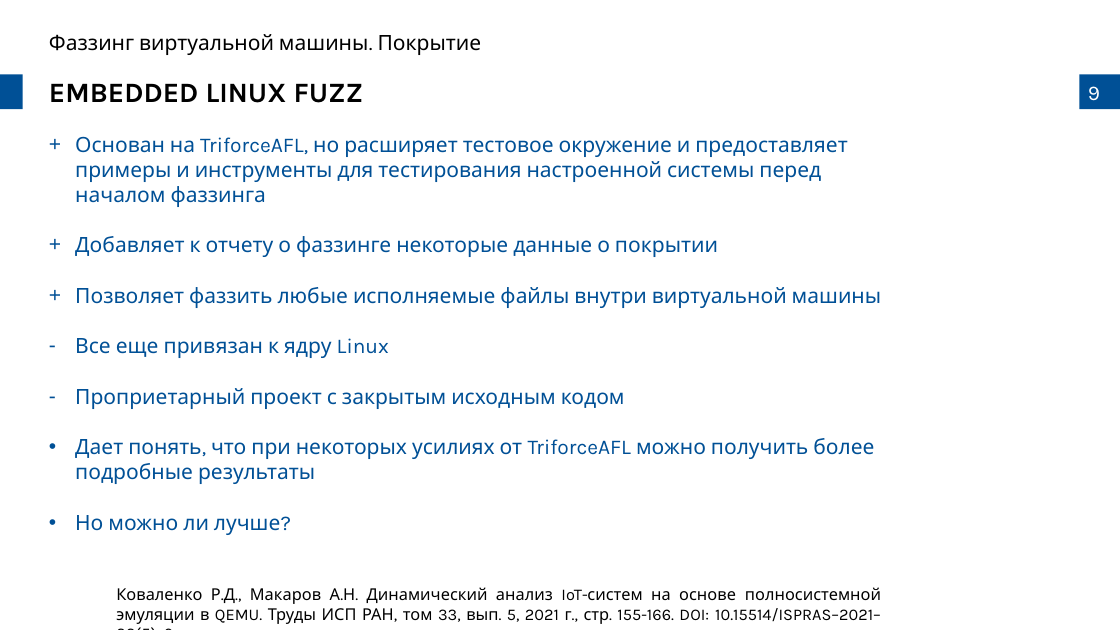
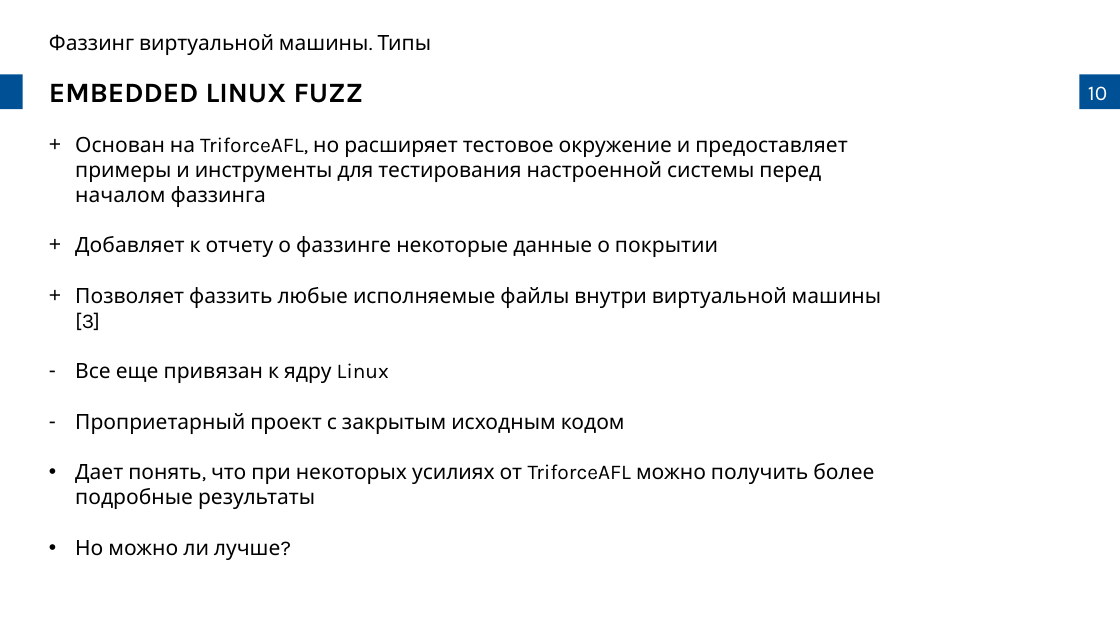
Before and after one commit to prostoAlexandr/BeeTech_2024, a slide deck: slide 10 of Belikov_Virtual_machine_fuzzing_types_and_approaches.pptx (slide 9 before the commit). Drawn at 1120x630 pixels with LibreOffice and Linux fonts; fonts in the diff are those of the drawing; background and template pictures are left out. Boxes give left, top, right and bottom in pixels: in the first picture for what was removed or moved away, otherwise in the second. Text is boxed around its words. In the diff, an @@ line names an element or a change of style, - is before the commit and + after.

```diff
--- a/Belikov_Virtual_machine_fuzzing_types_and_approaches.pptx
+++ b/Belikov_Virtual_machine_fuzzing_types_and_approaches.pptx
@@ text at (49,34,432,55): text changed @@
-Фаззинг виртуальной машины. Покрытие
+Фаззинг виртуальной машины. Типы
@@ page number at (1088,86,1107,100): text changed @@
-9
+10
@@ text at (75,136,874,509): text colour #005096 to #000000 in "Основан на TriforceAFL, но расширяет тестовое окружение ...", "Добавляет к отчету о фаззинге некоторые данные ...", "Все еще привязан к ядру Linux", "Проприетарный проект с закрытым исходным кодом" and 2 more places @@
@@ text at (75,287,881,330): text changed; text colour #005096 to #000000 @@
-+ Позволяет фаззить любые исполняемые файлы внутри виртуальной машины
++ Позволяет фаззить любые исполняемые файлы внутри виртуальной машины [3]
@@ text removed at (116,587,881,624) @@
-Коваленко Р.Д., Макаров А.Н. Динамический анализ IoT-систем на основе полносистемной эмуляции в QEMU. Труды ИСП РАН, том 33, вып. 5, 2021 г., стр. 155-166. DOI: 10.15514/ISPRAS–2021–33(5)–9
```
Also in this commit, not shown: 10 other slides changed, 7 slides added, 2 slides removed, 1 other file.
